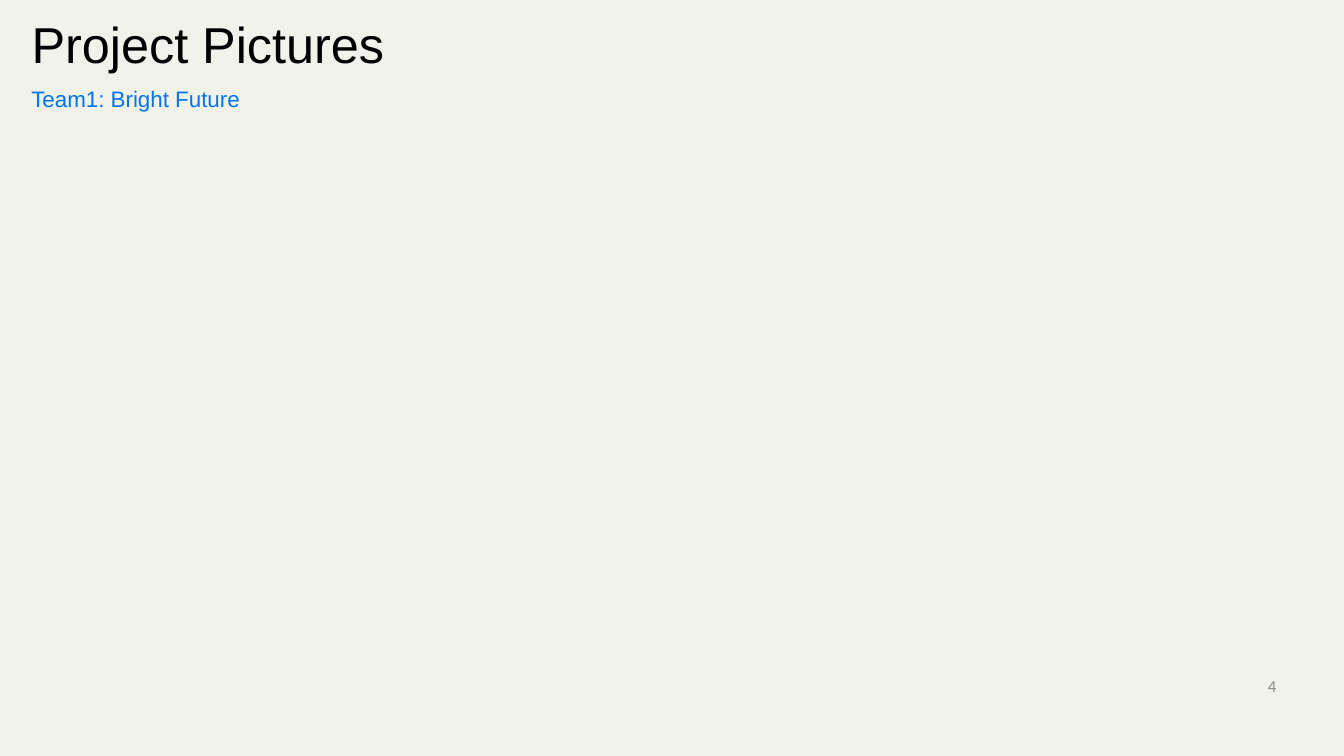
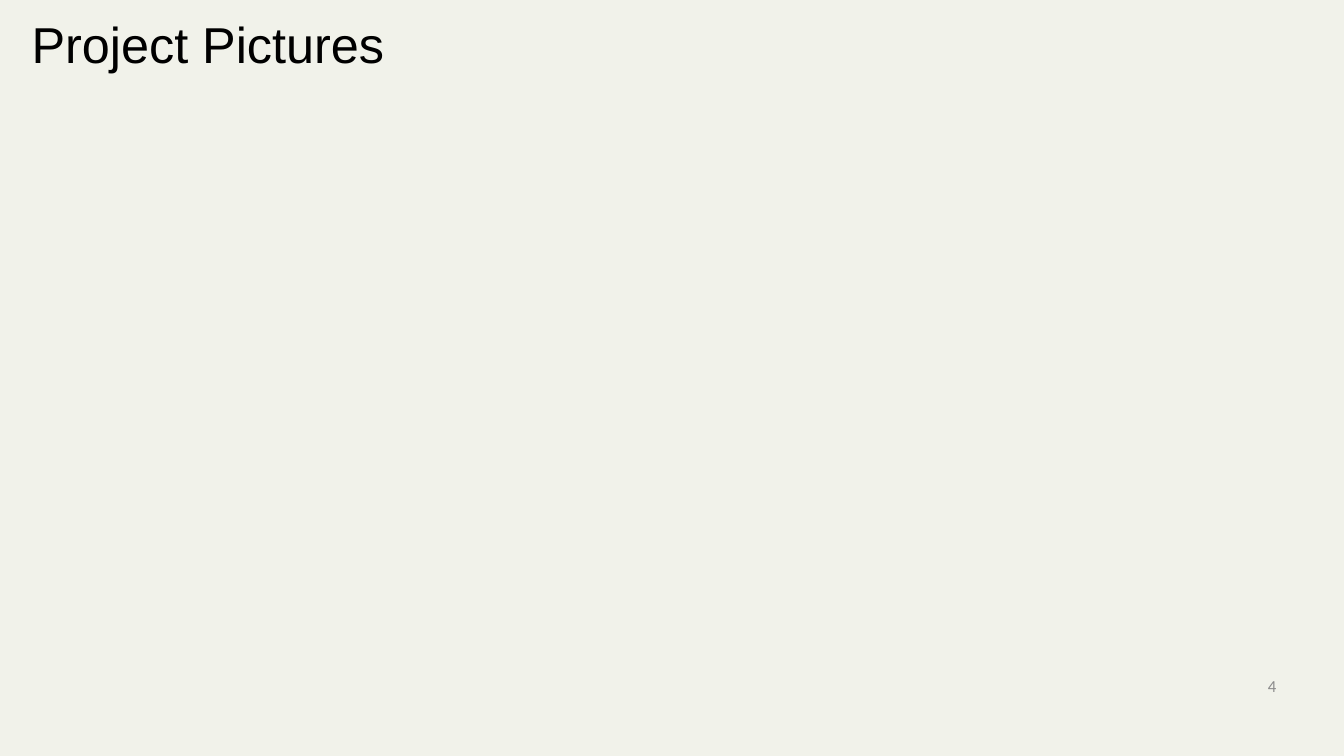
Before and after one commit to mickknutson/SITE_BOOTCAMP_QA, a slide deck: slide 4 of StudentWork/Mohammed/MohammedSITEReport .pptx. Drawn at 1344x756 pixels with LibreOffice and Linux fonts; fonts in the diff are those of the drawing; background and template pictures are left out. Boxes give left, top, right and bottom in pixels: in the first picture for what was removed or moved away, otherwise in the second. Text is boxed around its words. In the diff, an @@ line names an element or a change of style, - is before the commit and + after.

```diff
--- a/StudentWork/Mohammed/MohammedSITEReport .pptx
+++ b/StudentWork/Mohammed/MohammedSITEReport .pptx
@@ text removed at (31,90,240,112) @@
-Team1: Bright Future
```
Also in this commit, not shown: 4 other slides changed.
